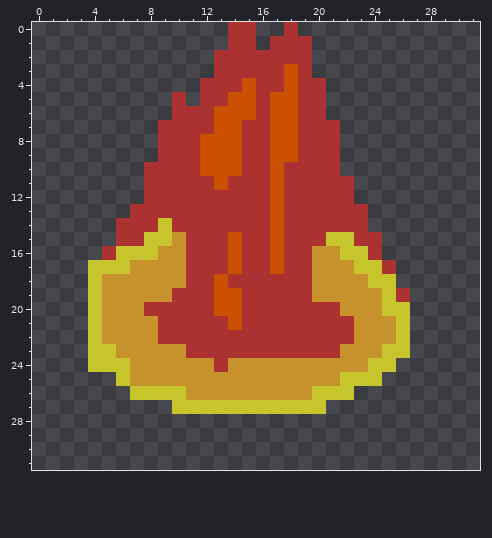
File history of a pixel-art file, GUMGUMCollector/assets/flames.aseprite. Above: the version before the commit.
32x32 pixels, 1 frame.
The result:
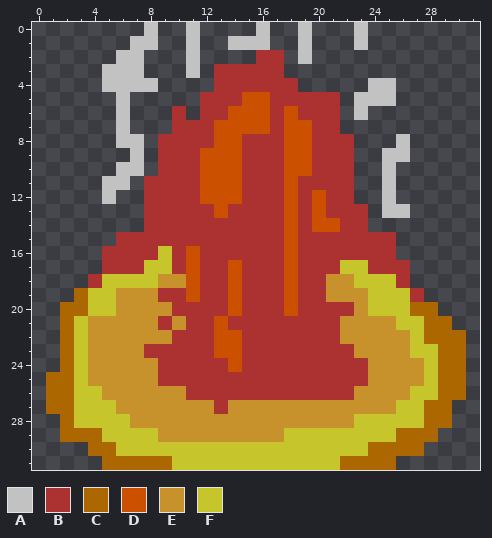
Palette (. is transparent): A #c2c2c2  B #ac3232  C #ad6700  D #cb5000  E #c7922c  F #c7c52c
Changes in this commit:
Changed rows in their new state; - is an unchanged pixel.
first column x 1:
 0 -------A--A--..A-.A---A-------
 1 ------AA--A--AAA..A---A-------
 2 -----AA---A-...--.A-----------
 3 ----AAA---A------..-----------
 4 ----AAAA---.--B--B..---AA-----
 5 -----A---.---B-DBB--B-AAA-----
 6 -----A----.-B--DB---B-A-------
 7 -----A--.-----DDB-D-----------
 8 -----AA----B----B-D--B---A----
 9 ------A---------B-D--B--AA----
10 -----AA.--------BDD--B--A-----
11 ----AA-----D-D--BD------A-----
12 ----A------DDD--BD-D----A-----
13 ------.-----D---BD-D----AA----
14 -----..-B-------BD-DD---------
15 -------BBB---B--BD--BB--B-----
16 -----BBBFBD--B--BD-BBBB-B-----
17 ---.BBBFFBD-----BD-BBF-B-B----
18 ---BFFFF--D-BD---D-B--F--B----
19 --C-F---B-D-B----D-B---F-FB---
20 -CC-F--EE---B----D---B-F--CC--
21 -CFE-----E--DB-------E----FCC-
22 -CFE----E---DD-------E---EFCCC
23 -CFEE--BBB--DD-------B--EEFFCC
24 -CFEEE--BBBB-DBBBBBBBBBEEEEFCC
25 CCFEEE--BBBBBBBBBBBBBBBEEEEFCC
26 CCFFEEEEEEBBBBBBBBBBBBEEEEFFCC
27 CCFFFEEEEEEEBEEEEEEEEEEEEFFCC-
28 -CFFFFEEEEEEEEEEEEEEEEFFFFFCC-
29 -CCCFFFFEEEEEEEEEFFFFFFFFCCC--
30 ---CCFFFFFFFFFFFFFFFFFFCCCC---
31 ----CCCCCFFFFFFFFFFFFCCCC-----
Pixel boxes of the changes (left, top, right, bottom) in both pictures:
changed: (46, 22, 466, 470)
